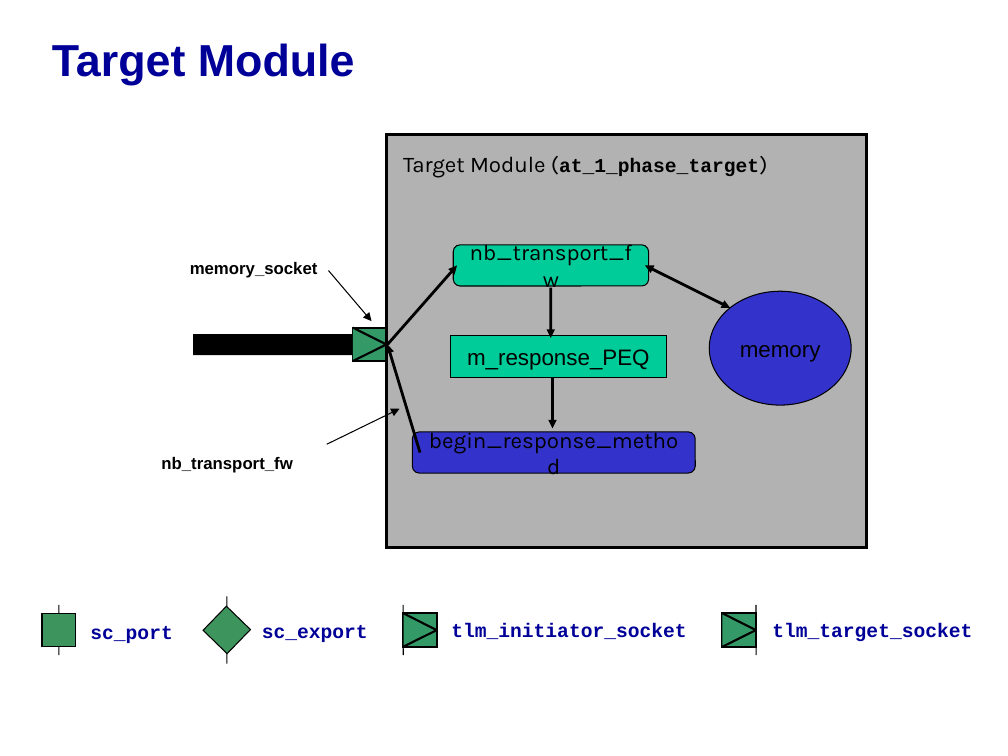
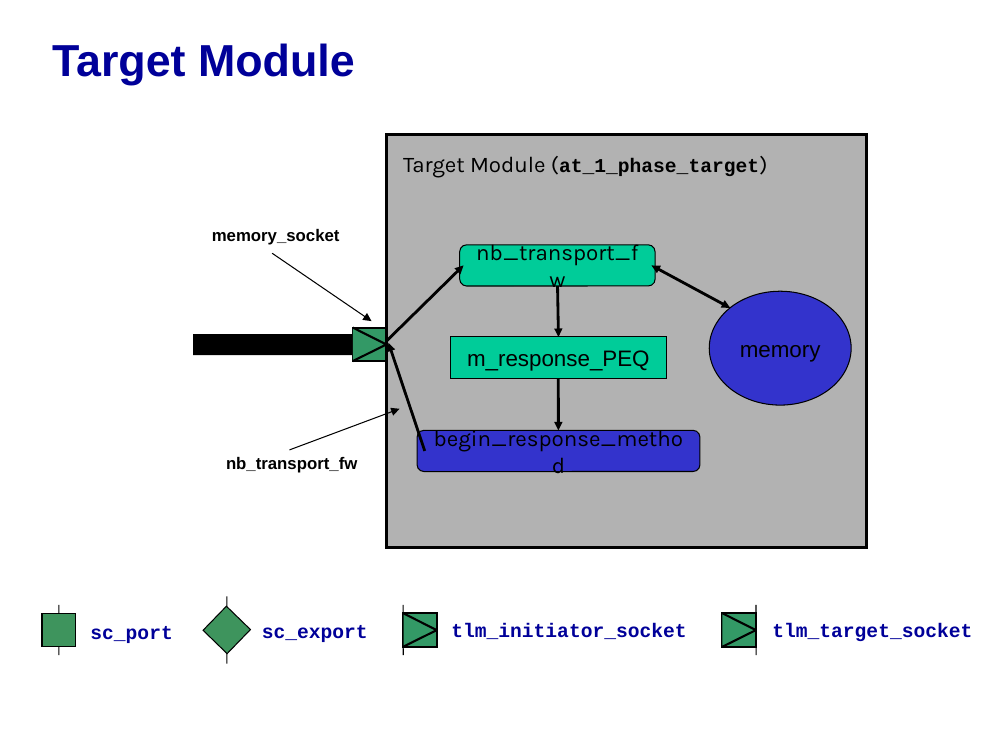
Before and after one commit to accellera-official/systemc, a slide deck: slide 9 of examples/tlm/at_1_phase/docs/at_1_phase_example_system.ppt. Drawn at 1008x756 pixels with LibreOffice and Linux fonts; fonts in the diff are those of the drawing; background and template pictures are left out. Boxes give left, top, right and bottom in pixels: in the first picture for what was removed or moved away, otherwise in the second. Text is boxed around its words. In the diff, an @@ line names an element or a change of style, - is before the commit and + after.

```diff
--- a/examples/tlm/at_1_phase/docs/at_1_phase_example_system.ppt
+++ b/examples/tlm/at_1_phase/docs/at_1_phase_example_system.ppt
@@ text "memory_socket" moved from (x1=190, y1=262, x2=318, y2=278) to (x1=212, y1=229, x2=340, y2=245) @@
@@ arrow moved from (329, 270) - (372, 322) to (272, 253) - (372, 322) @@
@@ arrow moved from (387, 345) - (457, 265) to (386, 341) - (464, 265) @@
@@ double arrow moved from (645, 265) - (730, 307) to (651, 265) - (730, 307) @@
@@ 2 rounded rectangles, 2 arrows moved together from (x1=412, y1=245, x2=696, y2=474) to (x1=417, y1=245, x2=701, y2=472) @@
@@ arrow moved from (420, 453) - (387, 345) to (424, 451) - (388, 343) @@
@@ arrow moved from (327, 445) - (399, 409) to (289, 450) - (399, 409) @@
@@ text "nb_transport_fw" moved from (x1=161, y1=457, x2=292, y2=473) to (x1=226, y1=457, x2=357, y2=473) @@
```
Also in this commit, not shown: 7 other slides changed, 5 other files.
